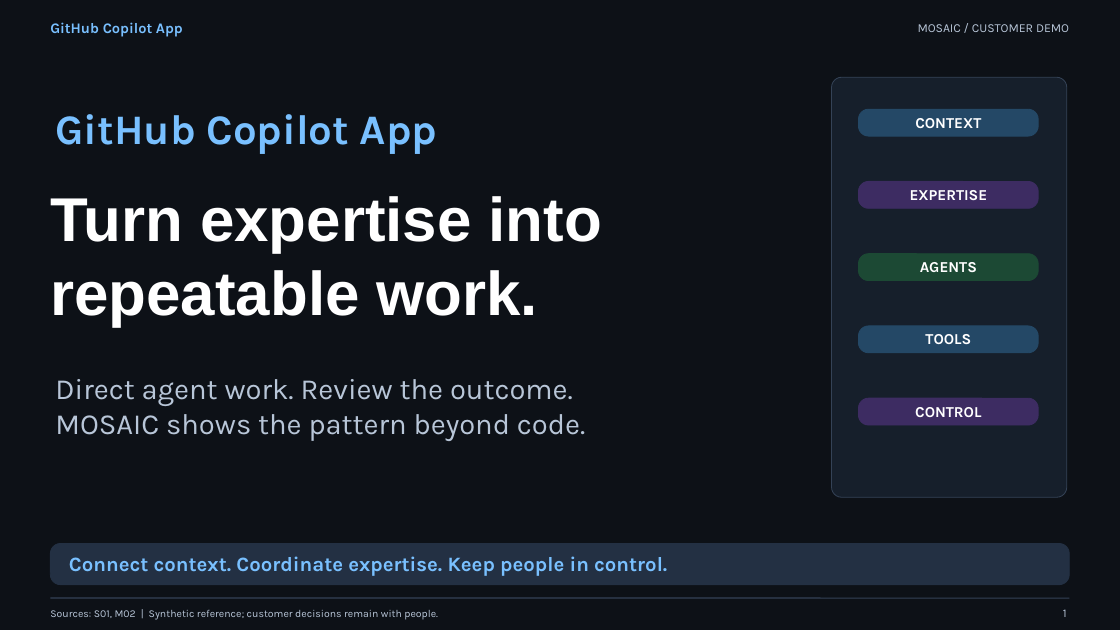
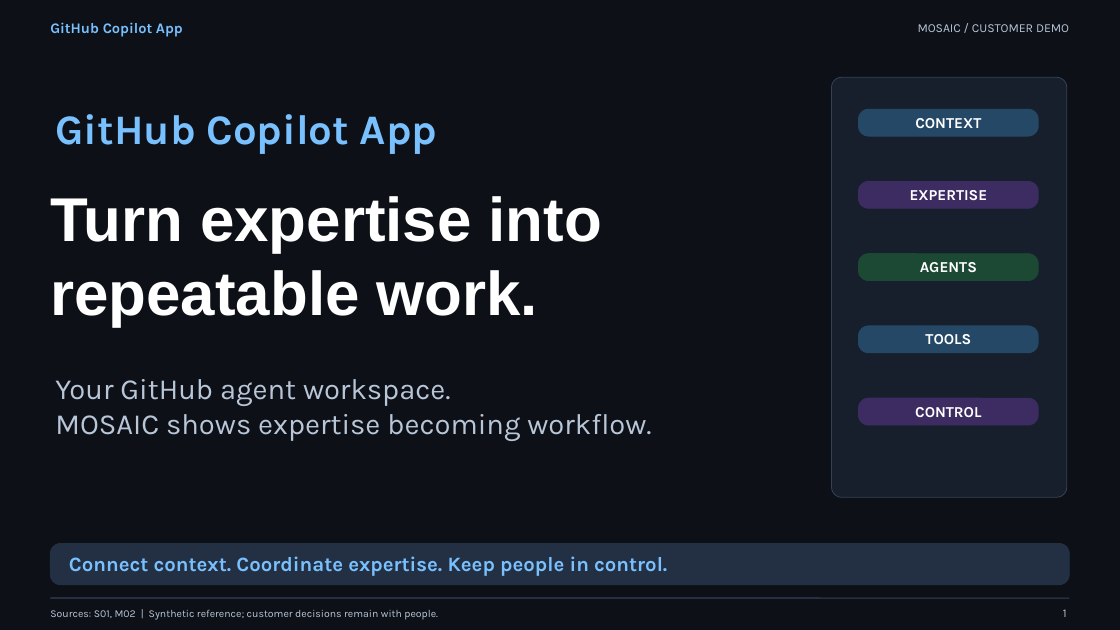
Before and after one commit to gregunger/ghca-mosaic-challenge-official, a slide deck: slide 1 of presentation/mosaic-copilot-app-demo-15min.pptx. Drawn at 1120x630 pixels with LibreOffice and Linux fonts; fonts in the diff are those of the drawing. Boxes give left, top, right and bottom in pixels: in the first picture for what was removed or moved away, otherwise in the second. Text is boxed around its words. In the diff, an @@ line names an element or a change of style, - is before the commit and + after.

```diff
--- a/presentation/mosaic-copilot-app-demo-15min.pptx
+++ b/presentation/mosaic-copilot-app-demo-15min.pptx
@@ text at <box>55,379,651,441</box>: text changed @@
-Direct agent work. Review the outcome.
-MOSAIC shows the pattern beyond code.
+Your GitHub agent workspace.
+MOSAIC shows expertise becoming workflow.
```
Also in this commit, not shown: 7 other slides changed, 4 other files.
